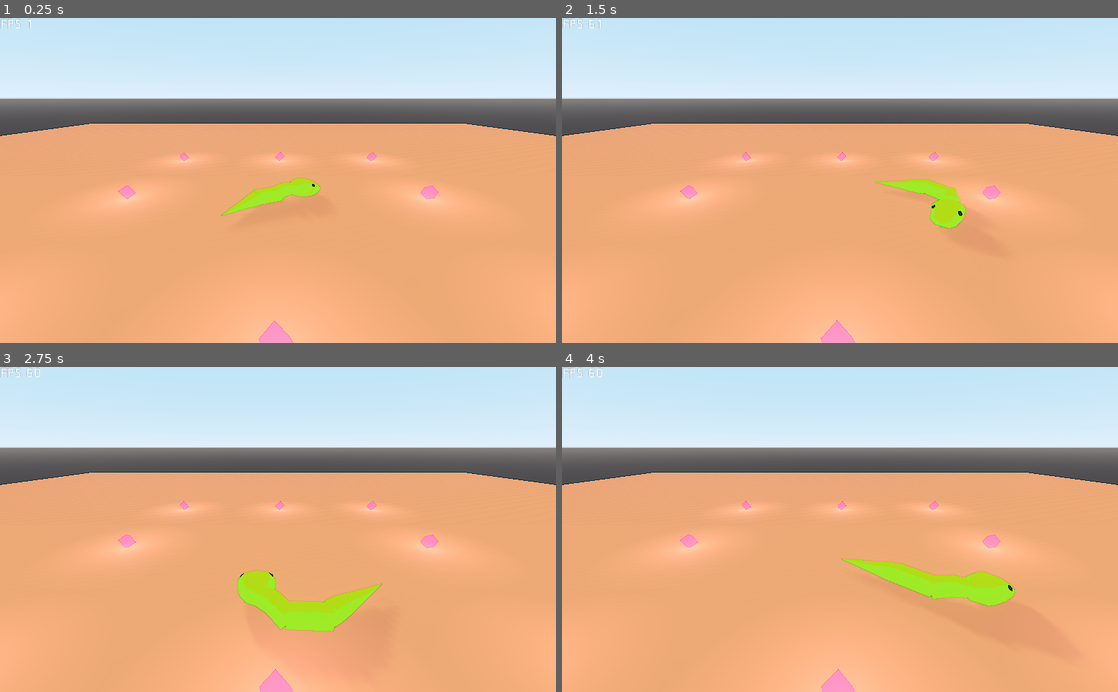
Above: before the commit, frames 1-4 (two rows, left to right).
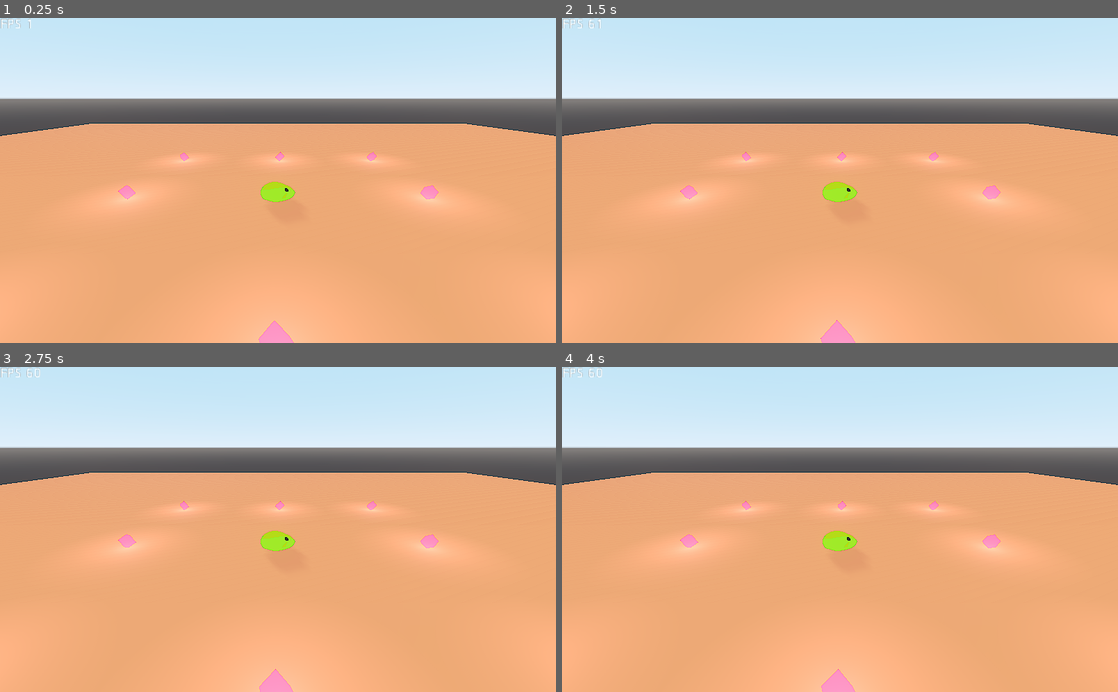
Above: after the commit, the same moments.

Repository: shinpansen/GodotSnake
Game: Godot game, scene res://Main.tscn
Same seed, same stepped clock (60 frames per second), same inputs: the game is played once before the commit and once after it.
Inputs:
- Up to frame 1 (0.25 s): no input
- Up to frame 2 (1.5 s): hold Right (ui_right) 0.53-1.28 s; hold Down (ui_down) from 1.28 s (still down)
- Up to frame 3 (2.75 s): release Down (ui_down) at 2.03 s; hold Right (ui_right) from 2.03 s (still down)
- Up to frame 4 (4 s): release Right (ui_right) at 3.53 s; hold Left (ui_left) from 3.53 s (still down)

The runs differ from the first frame. In frame 1, 0.6% of the frame differs, in the area x 39-58%, y 49-61%; in frame 2, 1.3%; in frame 3, 2.6%, in the area x 42-69%, y 50-82%; in frame 4, 2.3%.
Error before the commit: Invalid get index 'transform' (on base: 'null instance'). (res://Scripts/Spatial/camera.gd:11)
Error after the commit: Parse Error: Can't preload resource at path: res://Scripts/Spatial/vector_tools.gd (res://Snake/Scripts/snake_base.gd:4)

Commit message:
skeletonIK trying implementation for body

Diff:
--- /dev/null
+++ b/Snake/Assets/InheritedScenes/Scripts/snake_body.gd
@@ -0,0 +1,12 @@
+extends Spatial
+
+func start_ik(start: bool):
+	$SnakeBody2/Skeleton/FrontSkeletonIK.start(start)
+	$SnakeBody2/Skeleton/BackSkeletonIK.start(start)
+
+
+func rotate_bones(front_angle_deg: float, back_angle_deg: float):
+	var angle_avg: float = (front_angle_deg -back_angle_deg)/2
+	self.rotation_degrees = Vector3(0, 180 - angle_avg/4, 0) #Approximation
+	$FrontPosition3D.rotation_degrees = Vector3(90, front_angle_deg, 0)
+	$BackPosition3D.rotation_degrees = Vector3(-90, back_angle_deg, 0)
--- a/Snake/Assets/InheritedScenes/snake_body.tscn
+++ b/Snake/Assets/InheritedScenes/snake_body.tscn
@@ -1,14 +1,41 @@
-[gd_scene load_steps=5 format=2]
+[gd_scene load_steps=6 format=2]
 
 [ext_resource path="res://Snake/Assets/Models/snake_body.glb" type="PackedScene" id=1]
 [ext_resource path="res://Materials/Green/green_yellow.tres" type="Material" id=2]
 [ext_resource path="res://Materials/Green/green.tres" type="Material" id=3]
 [ext_resource path="res://Materials/Green/light_green.tres" type="Material" id=4]
+[ext_resource path="res://Snake/Assets/InheritedScenes/Scripts/snake_body.gd" type="Script" id=5]
 
 [node name="snake_body" instance=ExtResource( 1 )]
+script = ExtResource( 5 )
 
 [node name="SnakeBody2" parent="." index="0"]
-transform = Transform( 0.468229, 0, 0, 0, 0.409499, 0, 0, 0, 1.31332, 0, 0, -0.125015 )
+transform = Transform( 0.24, 0, 0, 0, 1.43051e-08, 0.24, 0, -0.24, 1.43051e-08, 0, 0, 0 )
+script = ExtResource( 5 )
+
+[node name="SnakeBody2Object" parent="SnakeBody2/Skeleton" index="0"]
 material/0 = ExtResource( 2 )
 material/1 = ExtResource( 4 )
 material/2 = ExtResource( 3 )
+
+[node name="FrontSkeletonIK" type="SkeletonIK" parent="SnakeBody2/Skeleton" index="1"]
+process_priority = 1
+root_bone = "SnakeBody2.BoneARoot"
+tip_bone = "SnakeBody2.BoneA2"
+target_node = NodePath("../../../FrontPosition3D/FrontTarget")
+
+[node name="BackSkeletonIK" type="SkeletonIK" parent="SnakeBody2/Skeleton" index="2"]
+process_priority = 1
+root_bone = "SnakeBody2.BoneBRoot"
+tip_bone = "SnakeBody2.BoneB2"
+target_node = NodePath("../../../BackPosition3D/BackTarget")
+
+[node name="FrontPosition3D" type="Position3D" parent="." index="1"]
+transform = Transform( 1, 0, 0, 0, -4.37114e-08, -1, 0, 1, -4.37114e-08, 0, 0, 0.855 )
+
+[node name="FrontTarget" type="Position3D" parent="FrontPosition3D" index="0"]
+
+[node name="BackPosition3D" type="Position3D" parent="." index="2"]
+transform = Transform( 1, 0, 0, 0, -4.37114e-08, 1, 0, -1, -4.37114e-08, 0, 0, -0.882354 )
+
+[node name="BackTarget" type="Position3D" parent="BackPosition3D" index="0"]
--- a/Snake/Scenes/snake_body.tscn
+++ b/Snake/Scenes/snake_body.tscn
@@ -17,5 +17,5 @@
 transform = Transform( -4.37114e-08, 0, 0.8, 0, 0.4, 0, -1, 0, -3.49691e-08, 0, 0, 0 )
 shape = SubResource( 4 )
 
-[node name="Model" parent="." instance=ExtResource( 3 )]
-transform = Transform( -1, 0, -8.74228e-08, 0, 1, 0, 8.74228e-08, 0, -1, 0, 0.407461, 0.025 )
+[node name="Model" parent="." instance=ExtResource( 1 )]
+transform = Transform( -1, 0, -8.74228e-08, 0, 1, 0, 8.74228e-08, 0, -1, 0, 0.368505, 0.057573 )
--- a/Snake/Scripts/snake_base.gd
+++ b/Snake/Scripts/snake_base.gd
@@ -1,6 +1,7 @@
 class_name SnakeBase extends KinematicBody
 
 const node_tools = preload("res://Scripts/Tools/node_tools.gd")
+const vector_tools = preload("res://Scripts/Spatial/vector_tools.gd")
 #const materials: Array = [
 #	preload("res://Snake/Models/snake_skin.tres"),
 #	preload("res://Snake/Models/snake_skin_transparent.tres"),
--- a/Snake/Scripts/snake_body.gd
+++ b/Snake/Scripts/snake_body.gd
@@ -4,6 +4,7 @@
 var temp_body: SnakeBase = null
 var distance_to_parent: float = 2
 
+var _model: Spatial
 var _start_position: Vector3
 var _start_animation_finised: bool = false
 var _stepping_back: bool = false
@@ -31,18 +32,19 @@
 
 
 func _ready():
-	pass
+	_model = get_node("Model")
 
 
 func _physics_process(delta):
+	# TEST SLOW MO
 	if Input.is_action_pressed("ui_down"):
 		delta /= 4
 
 	_handle_temp_body()
 
-	if (!_start_animation_finised):
+	if !_start_animation_finised:
 		_play_start_animation(delta)
-	elif(_stepping_back):
+	elif _stepping_back:
 		_play_stepping_back_animation(delta)
 	elif parent_body != null:
 		moving_speed = parent_body.moving_speed
@@ -50,7 +52,7 @@
 
 
 func _play_start_animation(delta):
-	if (abs(transform.origin.distance_to(_start_position)) < 4):
+	if abs(transform.origin.distance_to(_start_position)) < 4:
 		rotate(Vector3(0, 1, 0), delta * 20)
 		move_and_collide(Vector3(0, 1, 0) * 10 * delta)
 		_start_animation_finised =  abs(transform.origin.distance_to(_start_position)) >= 4
@@ -65,34 +67,57 @@
 
 
 func _move_toward_parent(delta):
-	var pos: Transform
-	var pos_previous: Transform
+	var tr: Transform
+	var tr_previous: Transform
+	var tr_test: Transform
+	var tr_previous_test: Transform
+	var tr_skeleton_front: Transform
+	var tr_skeleton_back: Transform
 	var dist: float = 0
 	var i: int = 1
-	while (i < parent_body.positions_history.size() and dist < distance_to_parent):
-		pos_previous = parent_body.positions_history[i-1]
-		pos = parent_body.positions_history[i]
-		dist += pos_previous.origin.distance_to(pos.origin)
+
+	while i < parent_body.positions_history.size() and dist < distance_to_parent + distance_to_parent/2:
+		tr_previous_test = parent_body.positions_history[i-1]
+		tr_test = parent_body.positions_history[i]
+		dist += tr_previous_test.origin.distance_to(tr_test.origin)
+		if dist >= distance_to_parent and tr == Transform.IDENTITY:
+			tr = tr_test
+			tr_previous = tr_previous_test
+		if dist >= distance_to_parent/2 and tr_skeleton_front == Transform.IDENTITY:
+			tr_skeleton_front = tr_test
+		if dist >= distance_to_parent + distance_to_parent/2 and tr_skeleton_back == Transform.IDENTITY:
+			tr_skeleton_back = tr_test
 		i += 1
 
 	if dist > distance_to_parent:
-		var dist_ratio: float = (dist - distance_to_parent) / abs(pos_previous.origin.distance_to(pos.origin))
-		pos.origin = pos.origin.move_toward(pos_previous.origin, dist_ratio)
+		var dist_ratio: float = (dist - distance_to_parent) / abs(tr_previous.origin.distance_to(tr.origin))
+		tr.origin = tr.origin.move_toward(tr_previous.origin, dist_ratio)
 
 #	var look_at_vector = Vector3(pos.origin.x, transform.origin.y, pos.origin.z)
 #	transform = transform.looking_at(look_at_vector, Vector3.UP)
-	var to_target = Vector3(pos.origin - transform.origin)
+	var to_target = Vector3(tr.origin - transform.origin)
 	move_and_collide(to_target * moving_speed * delta)
-	look_at(pos.origin, Vector3.UP)
+	look_at(tr.origin, Vector3.UP)
+
+	if _model.has_method("rotate_bones"):
+		var angle_skeleton_front = get_skeleton_bone_angle(tr,  tr_skeleton_front)
+		var angle_skeleton_back = get_skeleton_bone_angle(tr,  tr_skeleton_back)
+		_model.rotate_bones(angle_skeleton_front, angle_skeleton_back)
+		_model.start_ik(true)
 
 	#Clearing position history
 	parent_body.positions_history.pop_at(i)
 
 
 func _handle_temp_body():
-	if (temp_body != null and temp_body.has_finished_animation(transform.origin)):
+	if temp_body != null and temp_body.has_finished_animation(transform.origin):
 		var mesh = node_tools.get_node_type(get_children(), MeshInstance)
 #		mesh.set_surface_material(0, materials[0])
-		get_node("Model").visible = true
+		_model.visible = true
 		temp_body.queue_free()
 		temp_body = null
+
+
+func get_skeleton_bone_angle(transform_a: Transform, transform_b: Transform) -> float:
+	var angle = rad2deg(transform_a.basis.z.signed_angle_to(transform_b.basis.z, Vector3.UP))
+	return angle
--- a/Snake/Scripts/snake_head.gd
+++ b/Snake/Scripts/snake_head.gd
@@ -37,6 +37,10 @@
 
 
 func _physics_process(delta):
+	# TEST SLOW MO
+	if Input.is_action_pressed("ui_down"):
+		delta /= 4
+
 	_init_snake()
 	_handle_inputs(delta)
 	move_and_collide(transform.basis.z * moving_speed * delta)
@@ -75,5 +79,5 @@
 
 func _get_new_body_scene_id() -> int:
 	if _snake_tail != null:
-		return 1 if _bodies_list.size() == 0 else 2
+		return 2 if _bodies_list.size() == 0 else 2
 	return 0
Binary file changed: Snake/Assets/Models/snake_body.glb
Not shown: 1 places in Snake/Scenes/snake_body.tscn that only renumber resources
